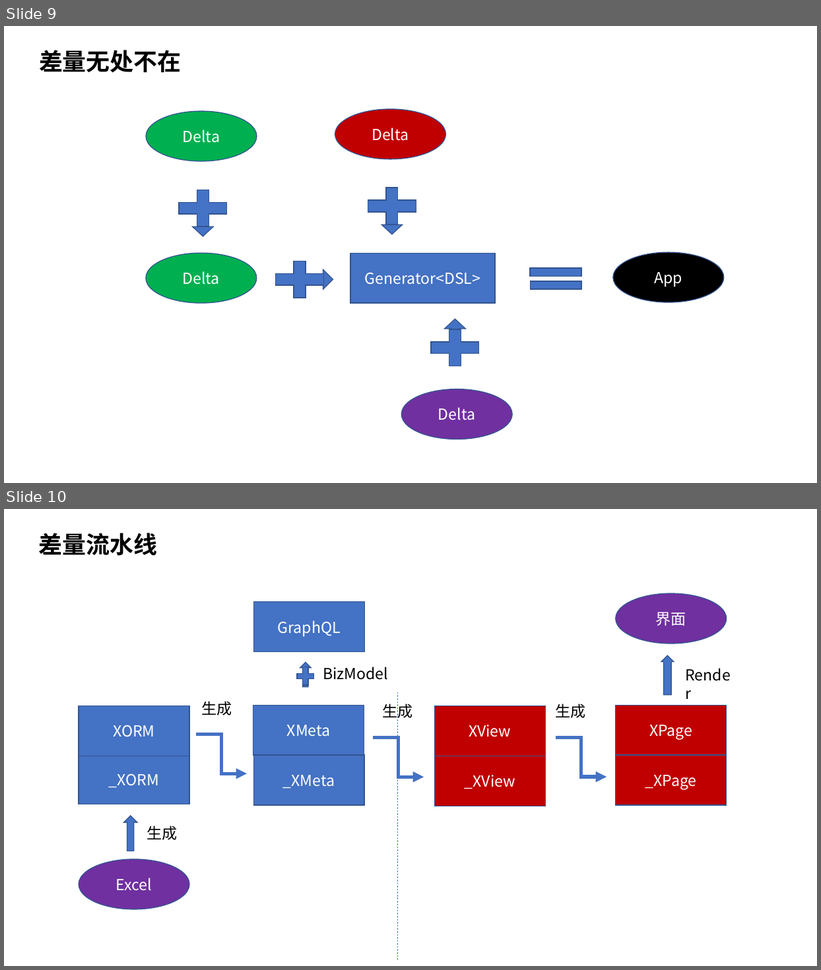
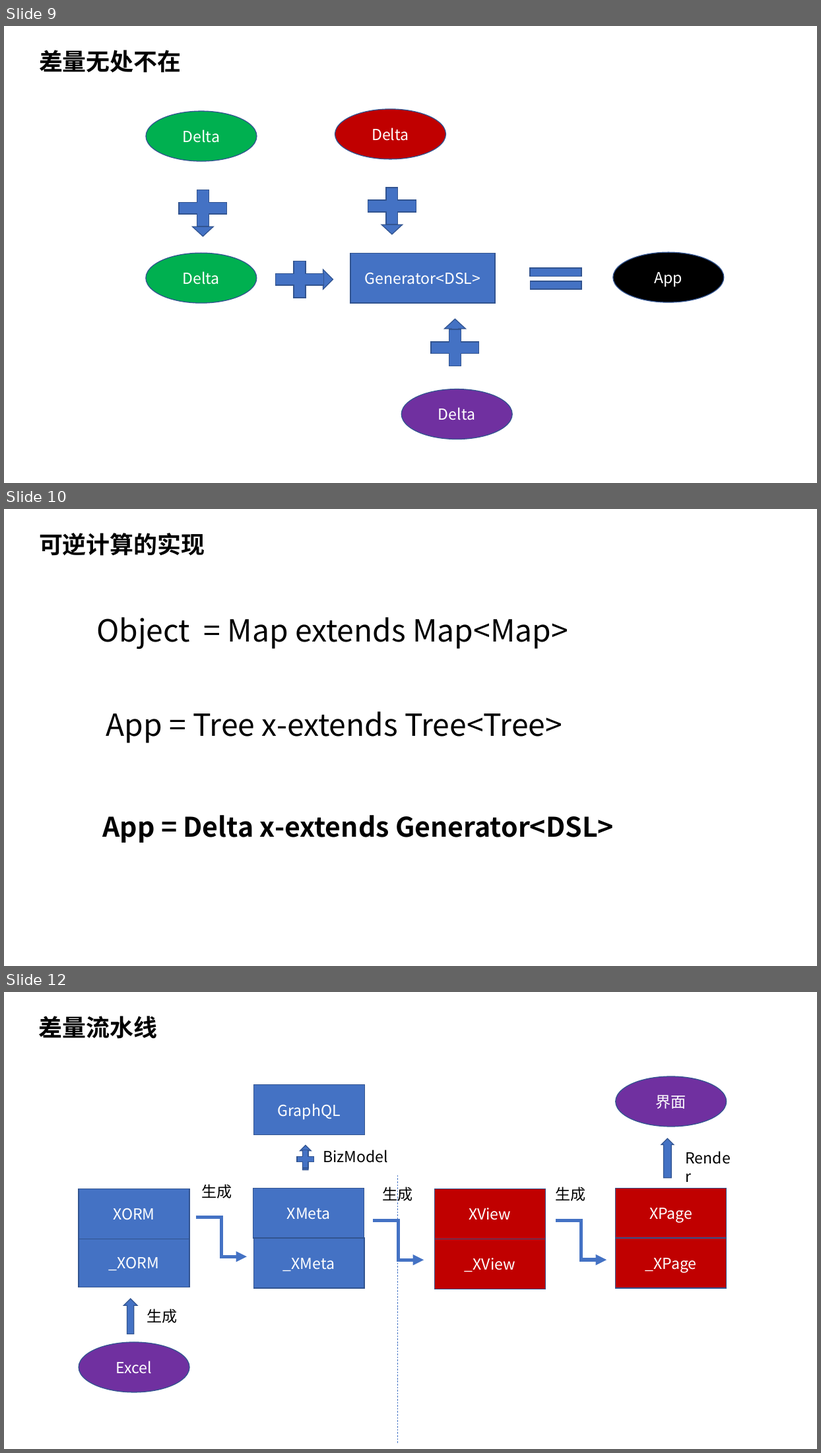
Before and after one commit to entropy-cloud/nop-entropy, a slide deck: docs/ppt/nop-platform.pptx. Shown one above the other, each under a label of ours: slides 9 and 10 before the commit, slides 9, 10 and 12 after it; the slides between them are not shown. The pictures are 821x970 and 821x1453 pixels, drawn with LibreOffice and Linux fonts; fonts in the diff are those of the drawing. Boxes give left, top, right and bottom in pixels: in the first picture for what was removed or moved away, otherwise in the second. Text is boxed around its words. In the diff, an @@ line names an element or a change of style, - is before the commit and + after.

```diff
--- a/docs/ppt/nop-platform.pptx
+++ b/docs/ppt/nop-platform.pptx
@@ slide 10 added at [4,509,817,966], background #FFFFFF @@
@@ text added at [39,533,205,556], 28 pt, text #000000, bold @@
+可逆计算的实现
@@ text added at [96,617,568,649], 36 pt, text #000000 @@
+Object = Map extends Map<Map>
@@ text added at [106,712,562,743], 36 pt, text #000000 @@
+App = Tree x-extends Tree<Tree>
@@ text added at [103,815,614,843], 32 pt, text #000000, bold @@
+App = Delta x-extends Generator<DSL>
@@ what was slide 10 is now slide 12 @@
```
Also in this commit, not shown: 1 other slide added, 16 other files.
